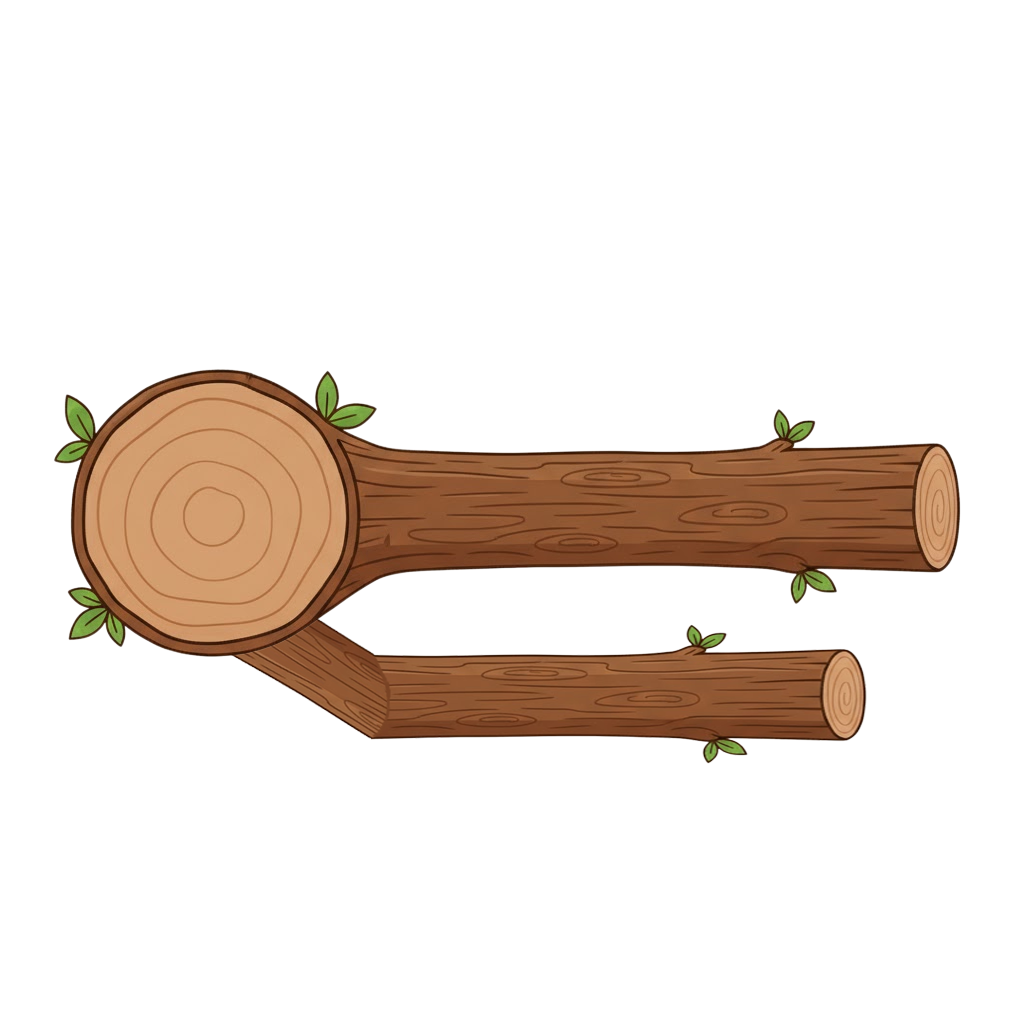
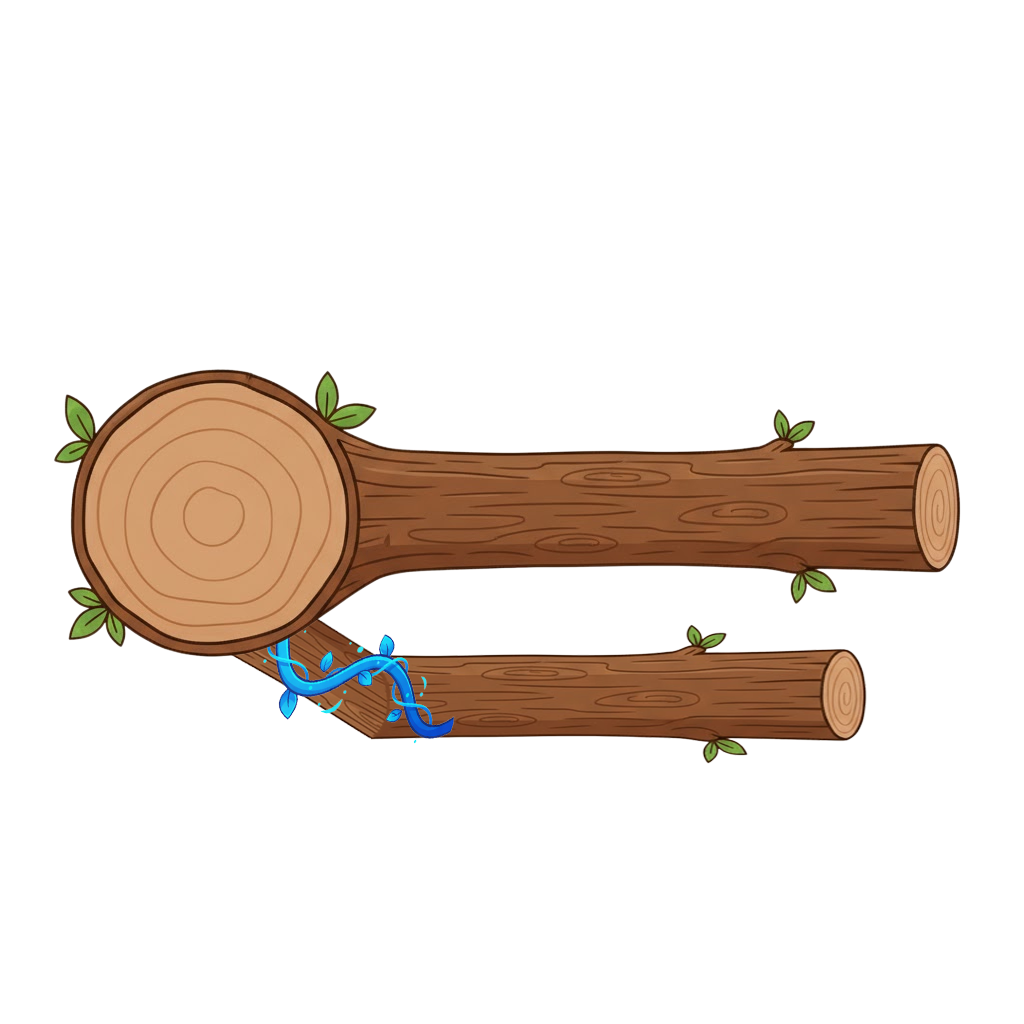
Two versions of the same layered image (1024 × 1024). Layer-by-layer changes:
added layer "Gemini_Generated_Image_6rd5m16rd5m16rd5 (1)" above "Layer 4" over [left=263, top=622, right=455, bottom=744]
